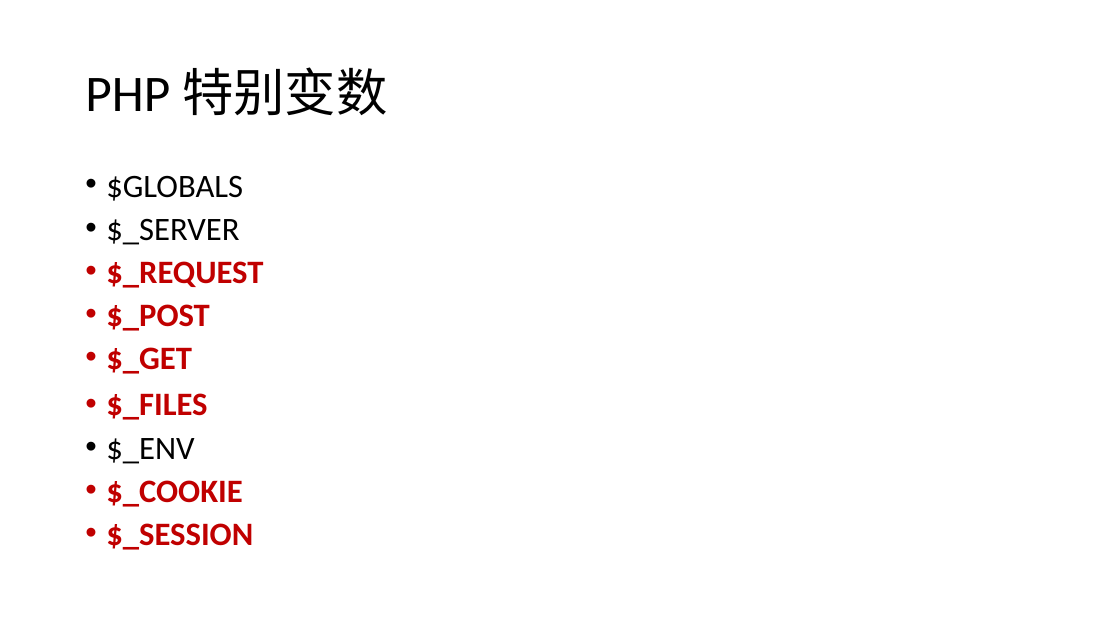
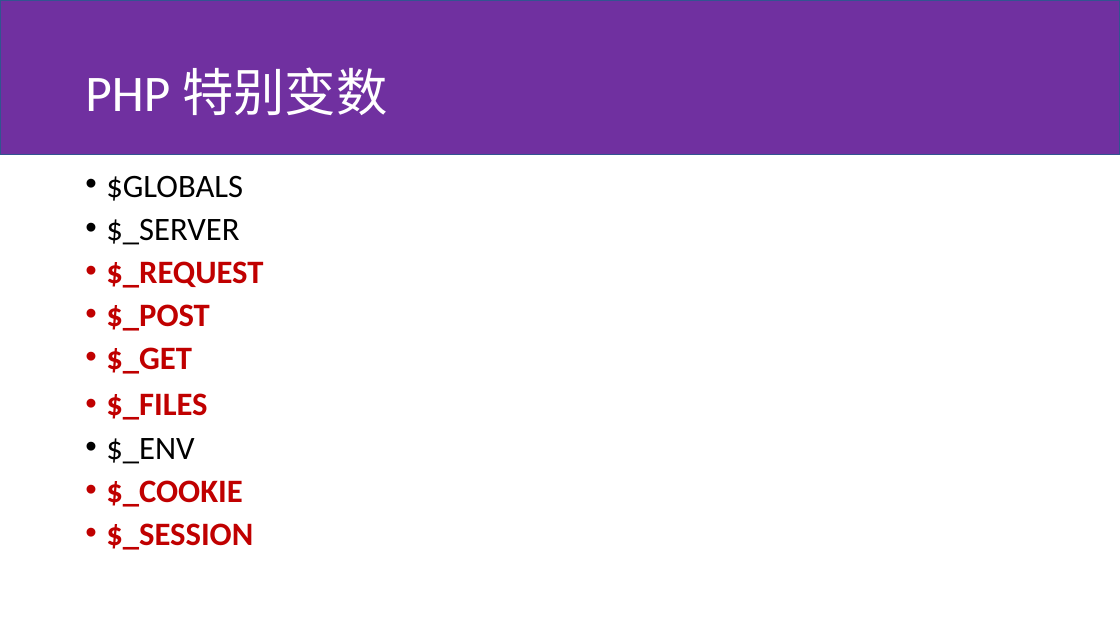
Before and after one commit to huiyang/php-lesson, a slide deck: slide 8 of slide.pptx (slide 7 before the commit). Drawn at 1120x630 pixels with LibreOffice and Linux fonts; fonts in the diff are those of the drawing. Boxes give left, top, right and bottom in pixels: in the first picture for what was removed or moved away, otherwise in the second. Text is boxed around its words. In the diff, an @@ line names an element or a change of style, - is before the commit and + after.

```diff
--- a/slide.pptx
+++ b/slide.pptx
@@ rectangle added at (0, 0, 1120, 155), fill #7030A0, outline #325491 1 pt @@
@@ title "PHP 特别变数" at (85, 67, 387, 115): text colour #000000 to #FFFFFF @@
```
Also in this commit, not shown: 9 other slides changed, 5 slides added, 1 slide removed, 6 other files.
